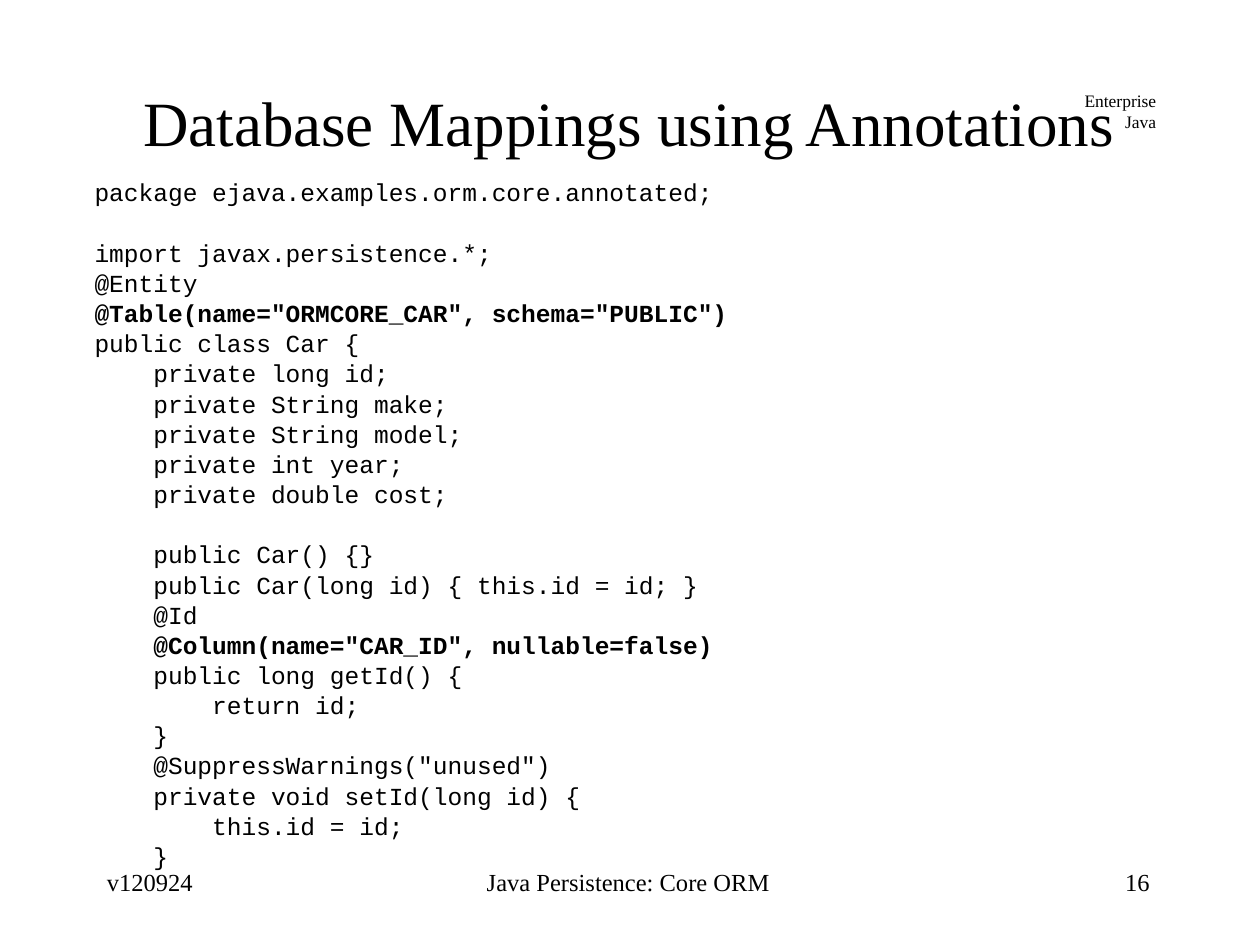
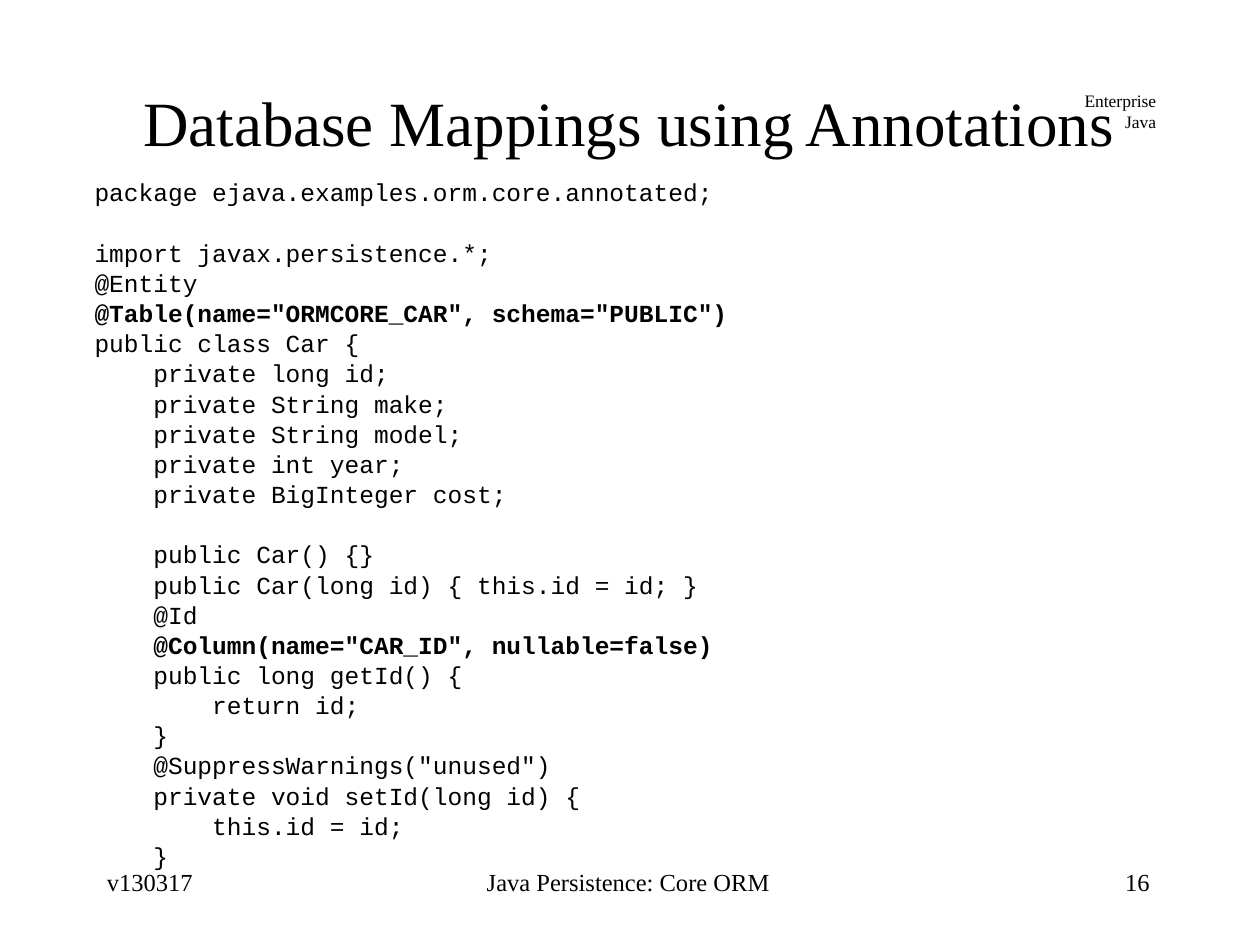
Before and after one commit to jcstaff/ejava-javaee, a slide deck: slide 16 of ormCore/src/site/resources/lectures/ormCore.ppt. Drawn at 1260x945 pixels with LibreOffice and Linux fonts; fonts in the diff are those of the drawing. Boxes give left, top, right and bottom in pixels: in the first picture for what was removed or moved away, otherwise in the second. Text is boxed around its words. In the diff, an @@ line names an element or a change of style, - is before the commit and + after.

```diff
--- a/ormCore/src/site/resources/lectures/ormCore.ppt
+++ b/ormCore/src/site/resources/lectures/ormCore.ppt
@@ text at [153, 485, 507, 508]: text changed @@
-private double cost;
+private BigInteger cost;
@@ text at [107, 874, 193, 892]: text changed @@
-v120924
+v130317
```
Also in this commit, not shown: 96 other slides changed, 2 slides added.
